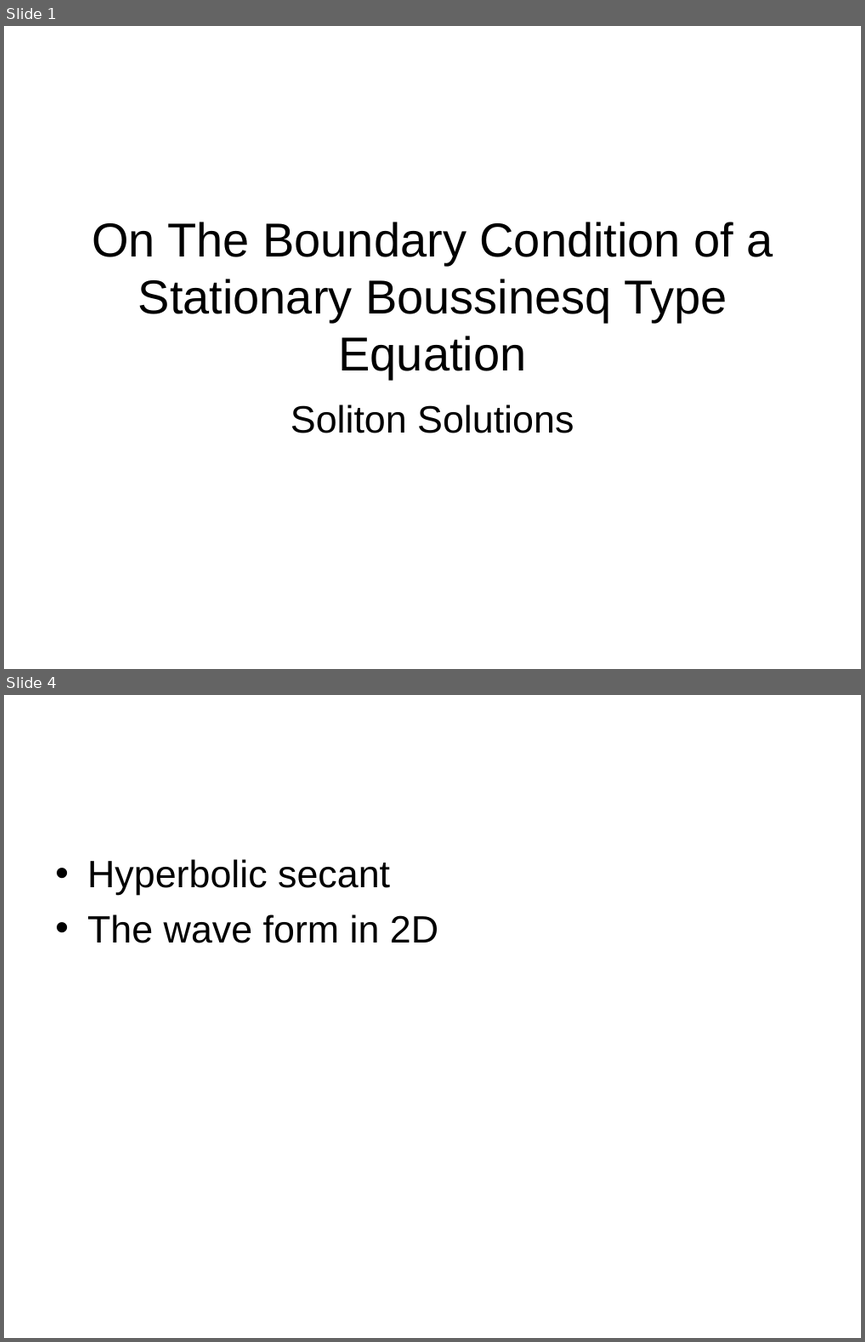
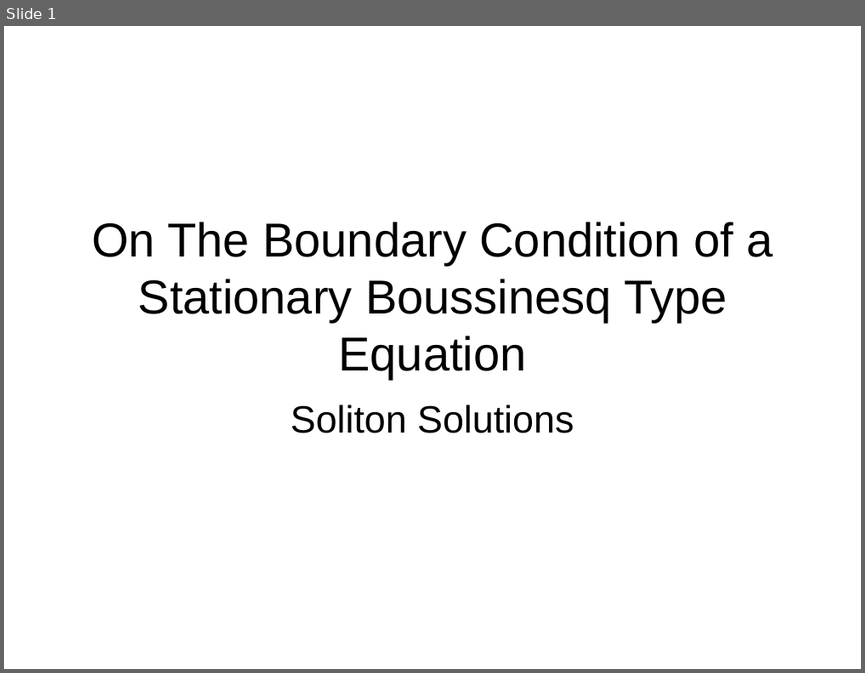
Before and after one commit to CloakMe/Boussinesq, a slide deck: Docu/Presentation Linz/Presentation.ppt. Shown one above the other, each under a label of ours: slides 1 and 4 before the commit, slide 1 after it; the slides between them are not shown. The pictures are 865x1342 and 865x673 pixels, drawn with LibreOffice and Linux fonts; fonts in the diff are those of the drawing. Boxes give left, top, right and bottom in pixels: in the first picture for what was removed or moved away, otherwise in the second. Text is boxed around its words. In the diff, an @@ line names an element or a change of style, - is before the commit and + after.

Commit message:
presentation Linz
Add hyperbolic problem

```diff
--- a/Docu/Presentation Linz/Presentation.ppt
+++ b/Docu/Presentation Linz/Presentation.ppt
@@ slide 4 removed at box(4, 695, 861, 1338), background #FFFFFF @@
@@ text removed at box(87, 859, 438, 943) @@
-• Hyperbolic secant
-• The wave form in 2D
```
Also in this commit, not shown: 2 slides changed, 3 slides added, 1 other slide removed.
